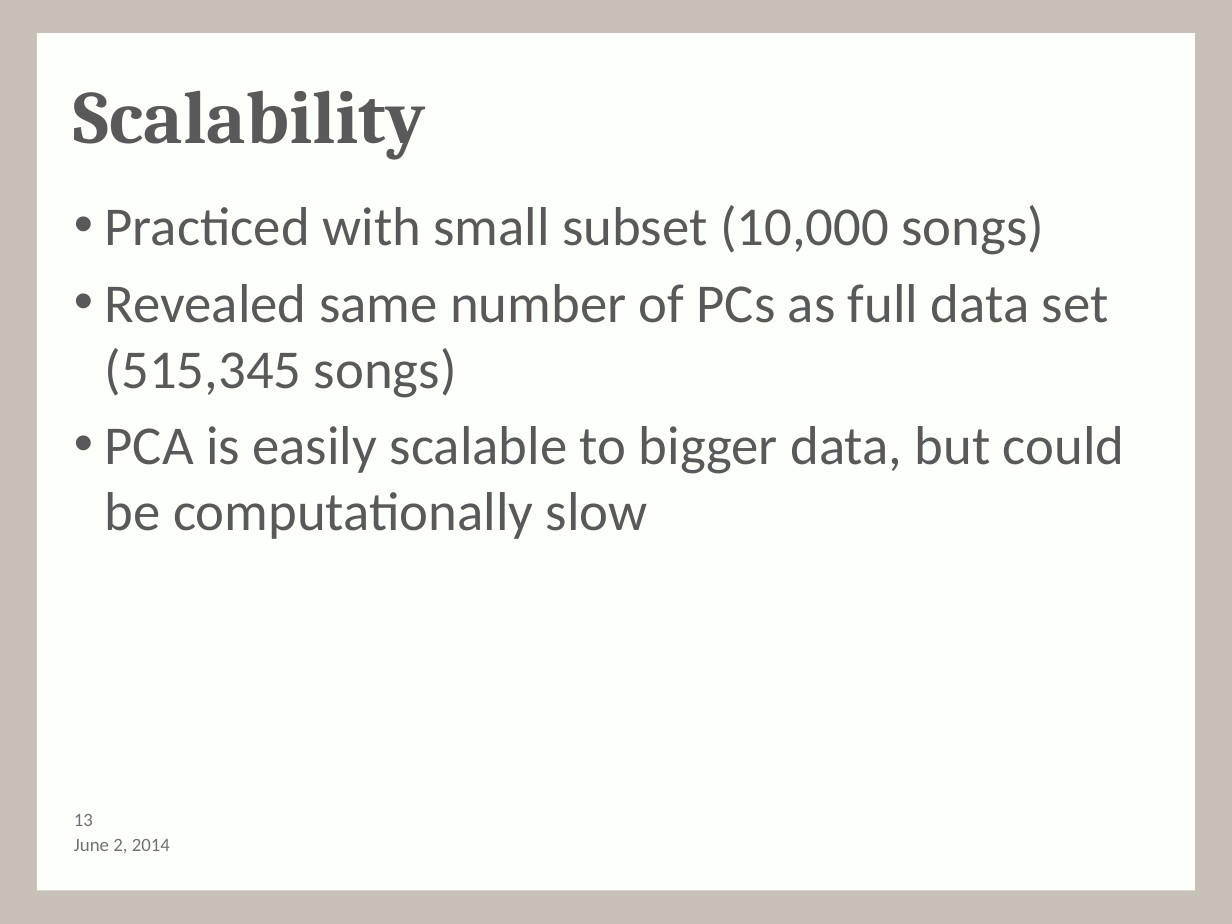
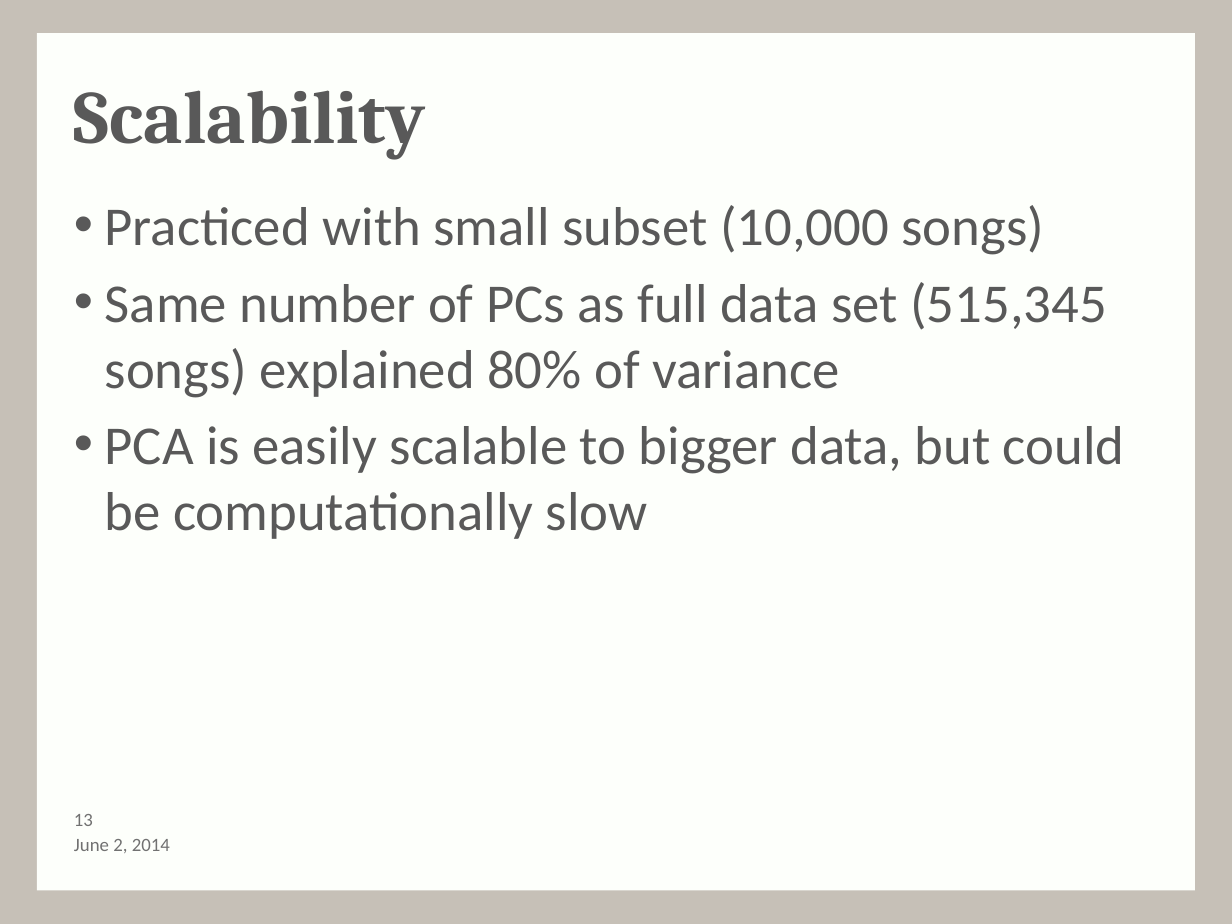
Before and after one commit to andy-olstad/POGSproj3, a slide deck: slide 13 of Project3_presentation-1.pptx. Drawn at 1232x924 pixels with LibreOffice and Linux fonts; fonts in the diff are those of the drawing; background and template pictures are left out. Boxes give left, top, right and bottom in pixels: in the first picture for what was removed or moved away, otherwise in the second. Text is boxed around its words. In the diff, an @@ line names an element or a change of style, - is before the commit and + after.

```diff
--- a/Project3_presentation-1.pptx
+++ b/Project3_presentation-1.pptx
@@ text at [105, 282, 1107, 398]: text changed @@
-• Revealed same number of PCs as full data set (515,345 songs)
+• Same number of PCs as full data set (515,345 songs) explained 80% of variance
```
Also in this commit, not shown: 6 other slides changed.
